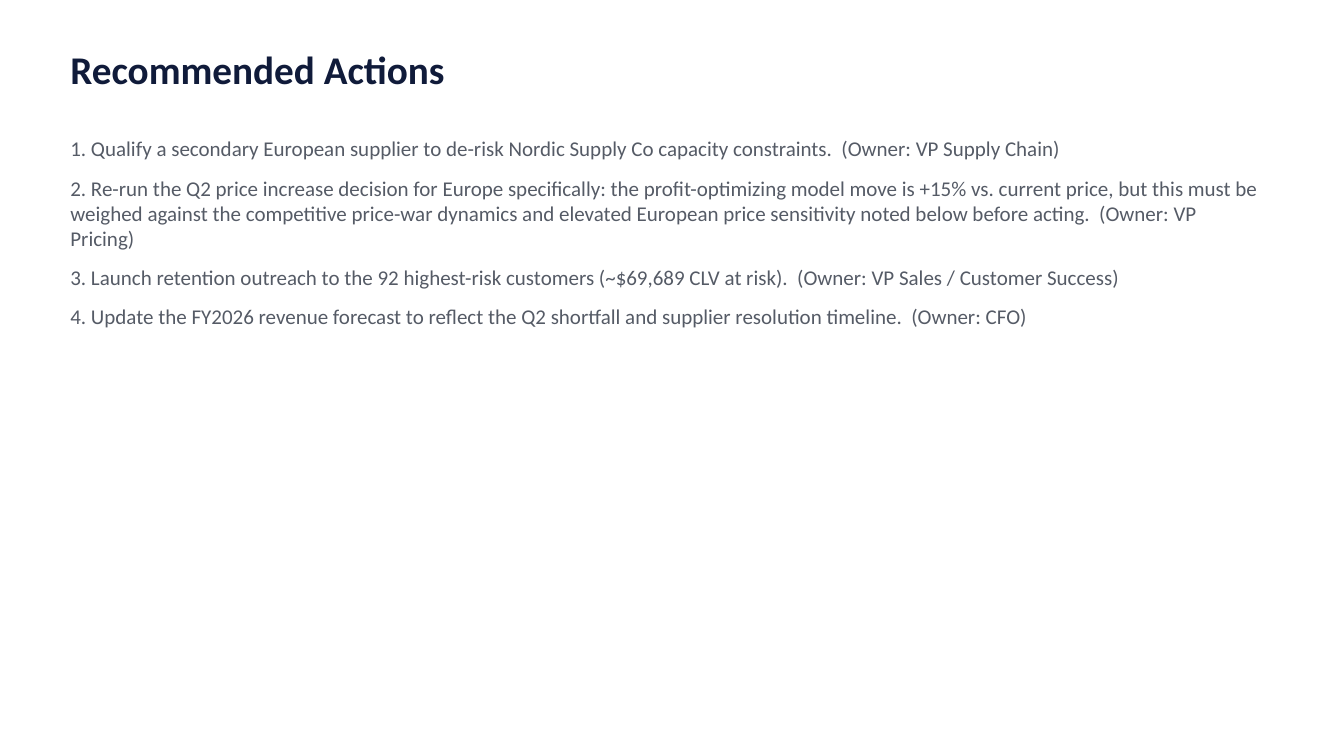
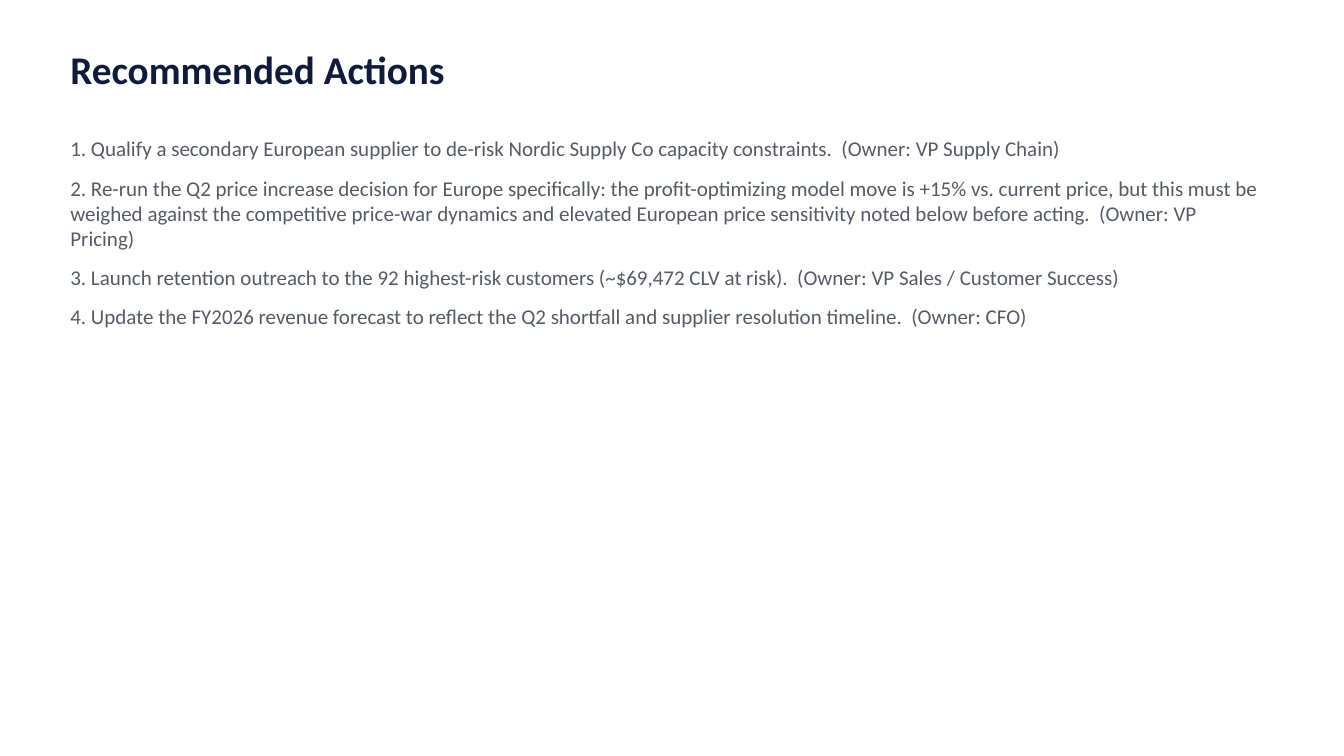
Before and after one commit to rudranilmallik13/Executive_Decision_Intelligence_Platform, a slide deck: slide 5 of outputs/EDIP_Executive_Report.pptx. Drawn at 1344x756 pixels with LibreOffice and Linux fonts; fonts in the diff are those of the drawing. Boxes give left, top, right and bottom in pixels: in the first picture for what was removed or moved away, otherwise in the second. Text is boxed around its words. In the diff, an @@ line names an element or a change of style, - is before the commit and + after.

```diff
--- a/outputs/EDIP_Executive_Report.pptx
+++ b/outputs/EDIP_Executive_Report.pptx
@@ text at [70, 270, 1119, 289]: text changed @@
-3. Launch retention outreach to the 92 highest-risk customers (~$69,689 CLV at risk). (Owner: VP Sales / Customer Success)
+3. Launch retention outreach to the 92 highest-risk customers (~$69,472 CLV at risk). (Owner: VP Sales / Customer Success)
```
Also in this commit, not shown: 1 other slide changed, 18 other files.
